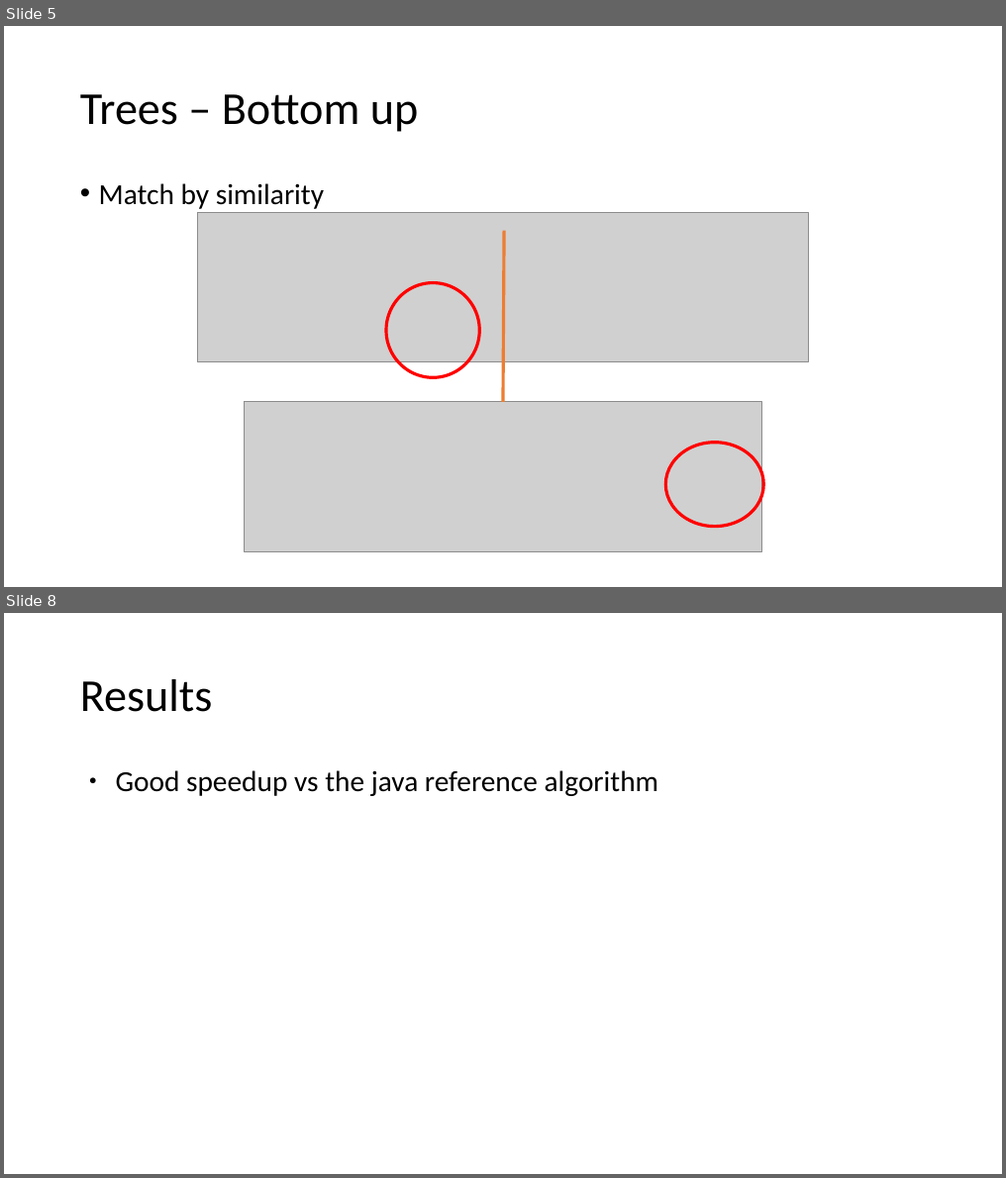
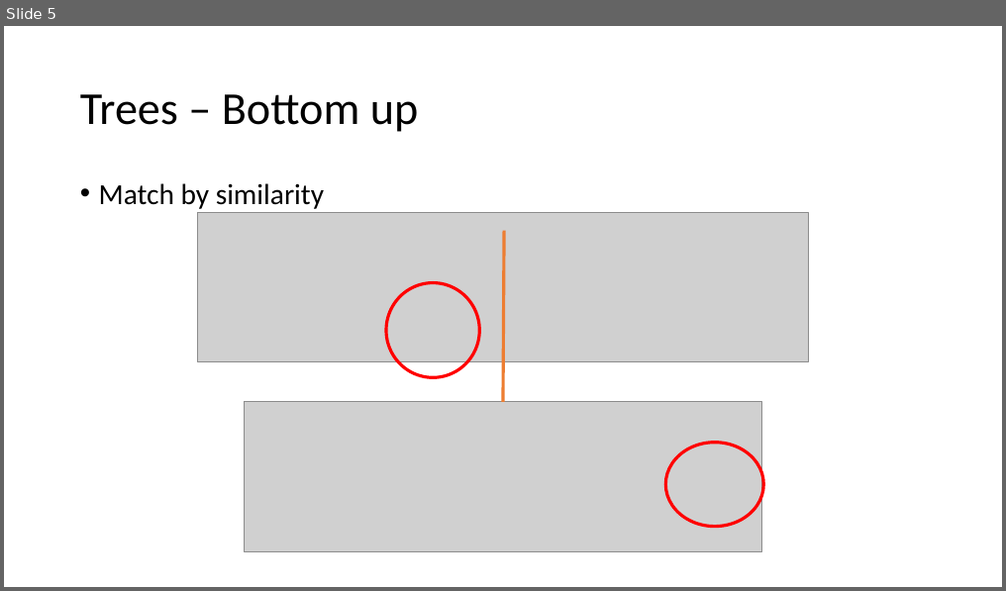
Before and after one commit to BalzGuenat/ParallelGumtree, a slide deck: final_presentation/ParallelGumtree.odp. Shown one above the other, each under a label of ours: slides 5 and 8 before the commit, slide 5 after it; the slides between them are not shown. The pictures are 1006x1178 and 1006x591 pixels, drawn with LibreOffice and Linux fonts; fonts in the diff are those of the drawing; grey boxes stand for pictures. Boxes give left, top, right and bottom in pixels: in the first picture for what was removed or moved away, otherwise in the second. Text is boxed around its words. In the diff, an @@ line names an element or a change of style, - is before the commit and + after.

```diff
--- a/final_presentation/ParallelGumtree.odp
+++ b/final_presentation/ParallelGumtree.odp
@@ slide 8 removed at (4,613,1002,1174), background #FFFFFF @@
@@ title removed at (80,679,213,712) @@
-Results
@@ text removed at (116,770,659,796) @@
-● Good speedup vs the java reference algorithm
```
Also in this commit, not shown: 1 slide changed, 5 slides added, 2 other slides removed, 1 other file.
